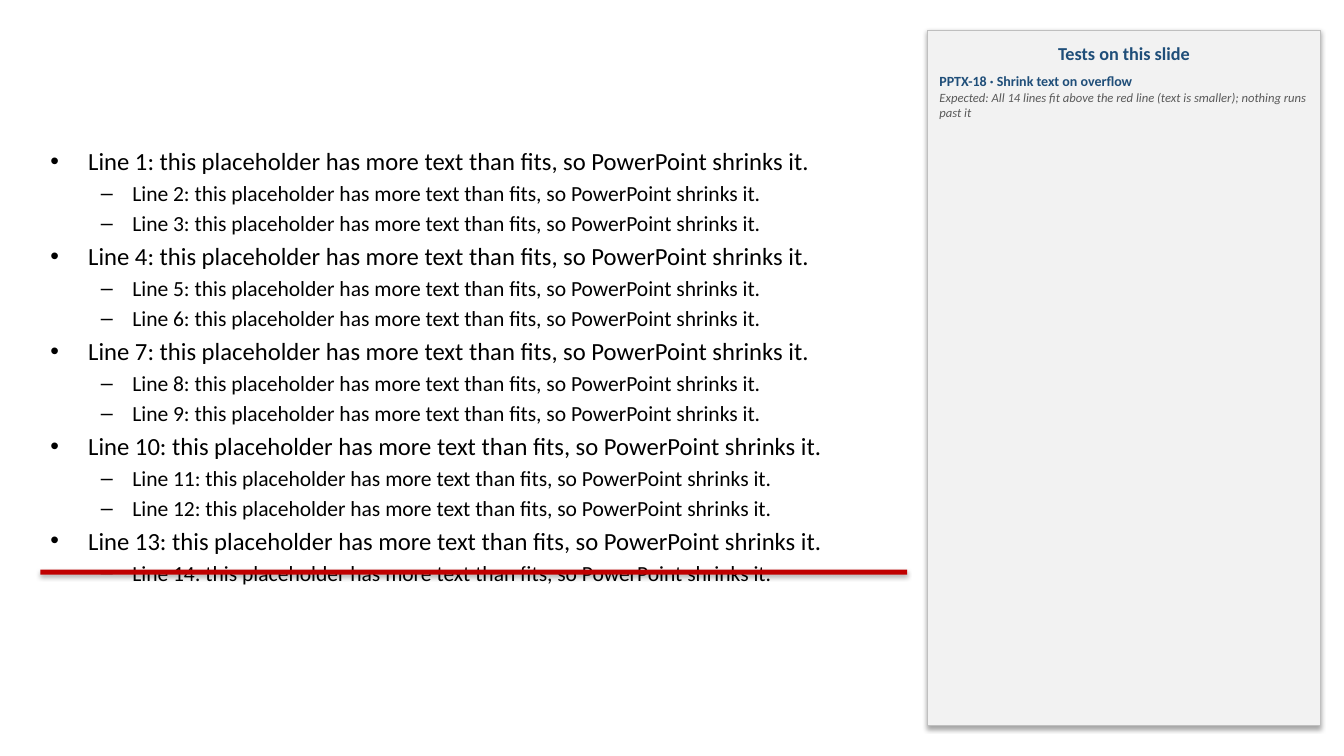
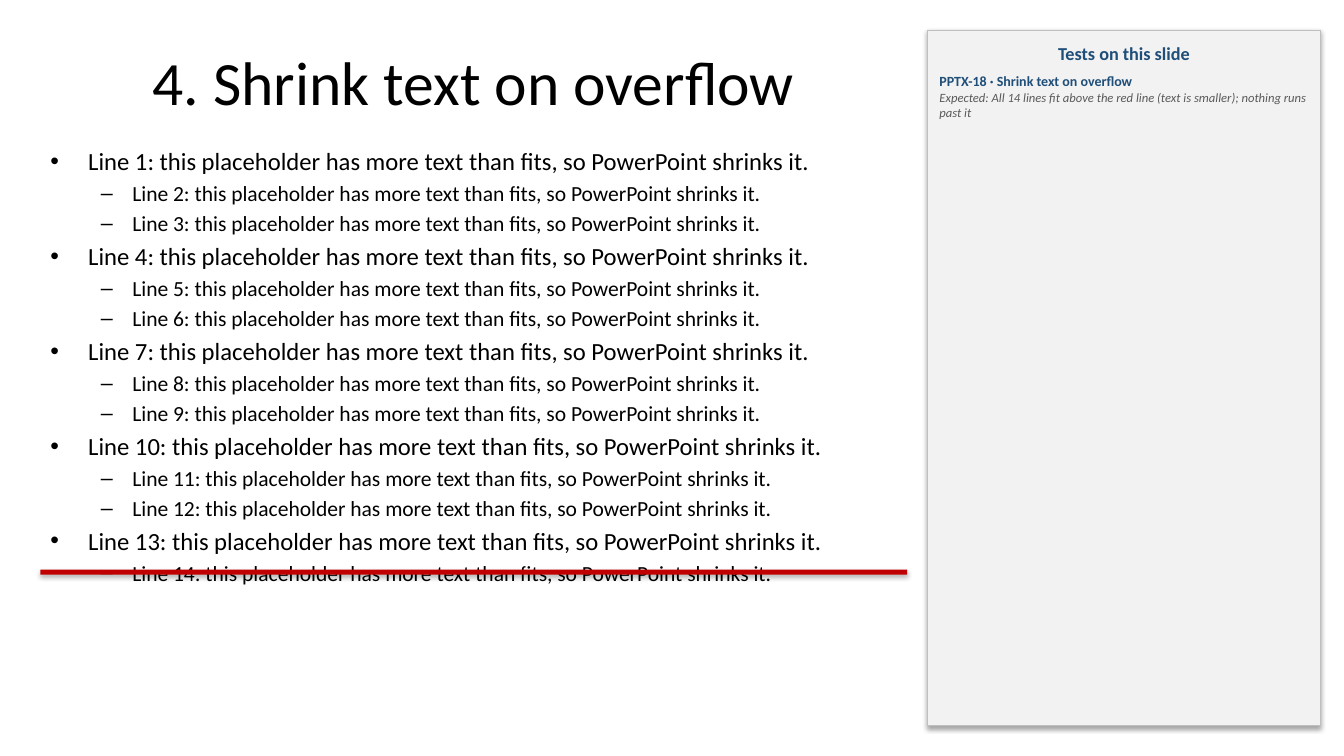
Before and after one commit to venu-madhav-mahadevu/document-viewer, a slide deck: slide 4 of public/samples/test-pack/test-slides.pptx. Drawn at 1344x756 pixels with LibreOffice and Linux fonts; fonts in the diff are those of the drawing. Boxes give left, top, right and bottom in pixels: in the first picture for what was removed or moved away, otherwise in the second. Text is boxed around its words. In the diff, an @@ line names an element or a change of style, - is before the commit and + after.

```diff
--- a/public/samples/test-pack/test-slides.pptx
+++ b/public/samples/test-pack/test-slides.pptx
@@ title added at [153, 62, 793, 106], 44 pt, text #000000 @@
+4. Shrink text on overflow
```
Also in this commit, not shown: 2 other slides changed, 9 other files.
